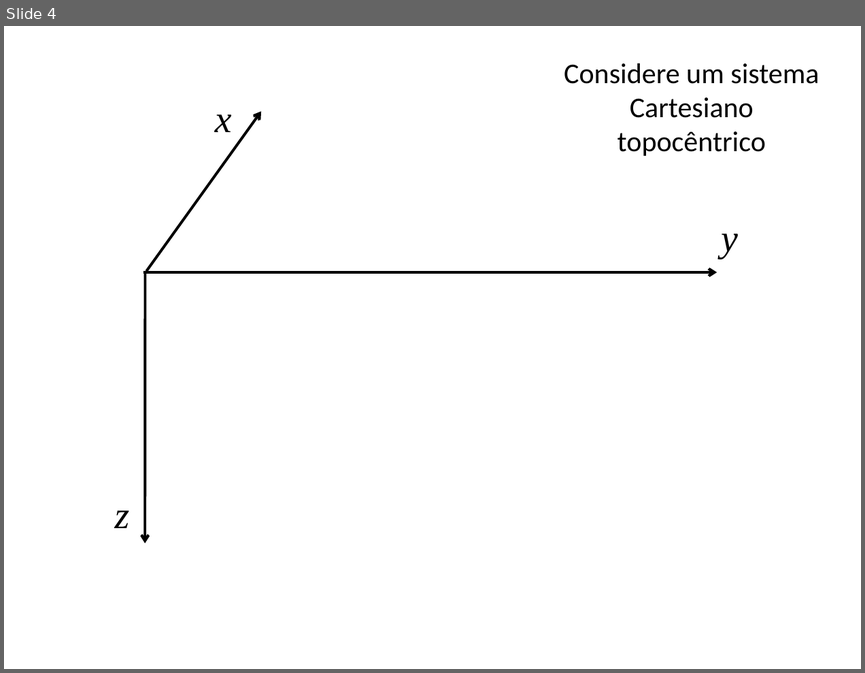
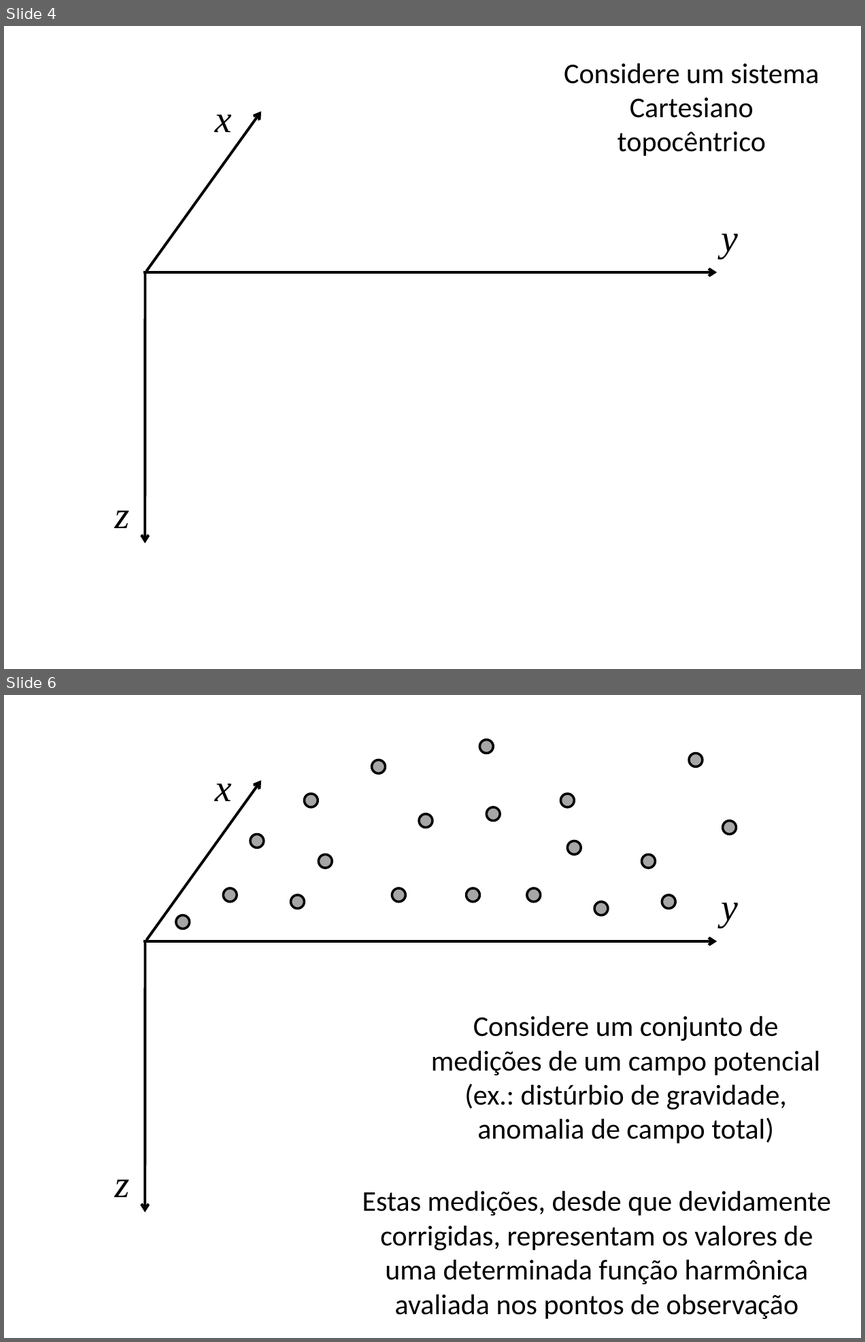
Before and after one commit to pinga-lab/CE-VII-SimBGf-2016, a slide deck: slides/7_integral_continuacao.pptx. Shown one above the other, each under a label of ours: slide 4 before the commit, slides 4 and 6 after it; the slides between them are not shown. The pictures are 865x673 and 865x1342 pixels, drawn with LibreOffice and Linux fonts; fonts in the diff are those of the drawing. Boxes give left, top, right and bottom in pixels: in the first picture for what was removed or moved away, otherwise in the second. Text is boxed around its words. In the diff, an @@ line names an element or a change of style, - is before the commit and + after.

```diff
--- a/slides/7_integral_continuacao.pptx
+++ b/slides/7_integral_continuacao.pptx
@@ slide 6 added at <box>4,695,861,1338</box>, background #FFFFFF @@
@@ group added at <box>176,740,736,929</box>: 20 ellipses @@
@@ group added at <box>115,781,738,1212</box>: 3 arrows, 3 texts @@
+z
+x
+y
@@ text added at <box>431,1015,821,1143</box>, 24 pt, text #000000 @@
+Considere um conjunto de medições de um campo potencial
+(ex.: distúrbio de gravidade, anomalia de campo total)
@@ text added at <box>362,1190,831,1319</box>, 24 pt, text #000000 @@
+Estas medições, desde que devidamente corrigidas, representam os valores de uma determinada função harmônica avaliada nos pontos de observação
```
Also in this commit, not shown: 5 slides changed, 21 other slides added.
